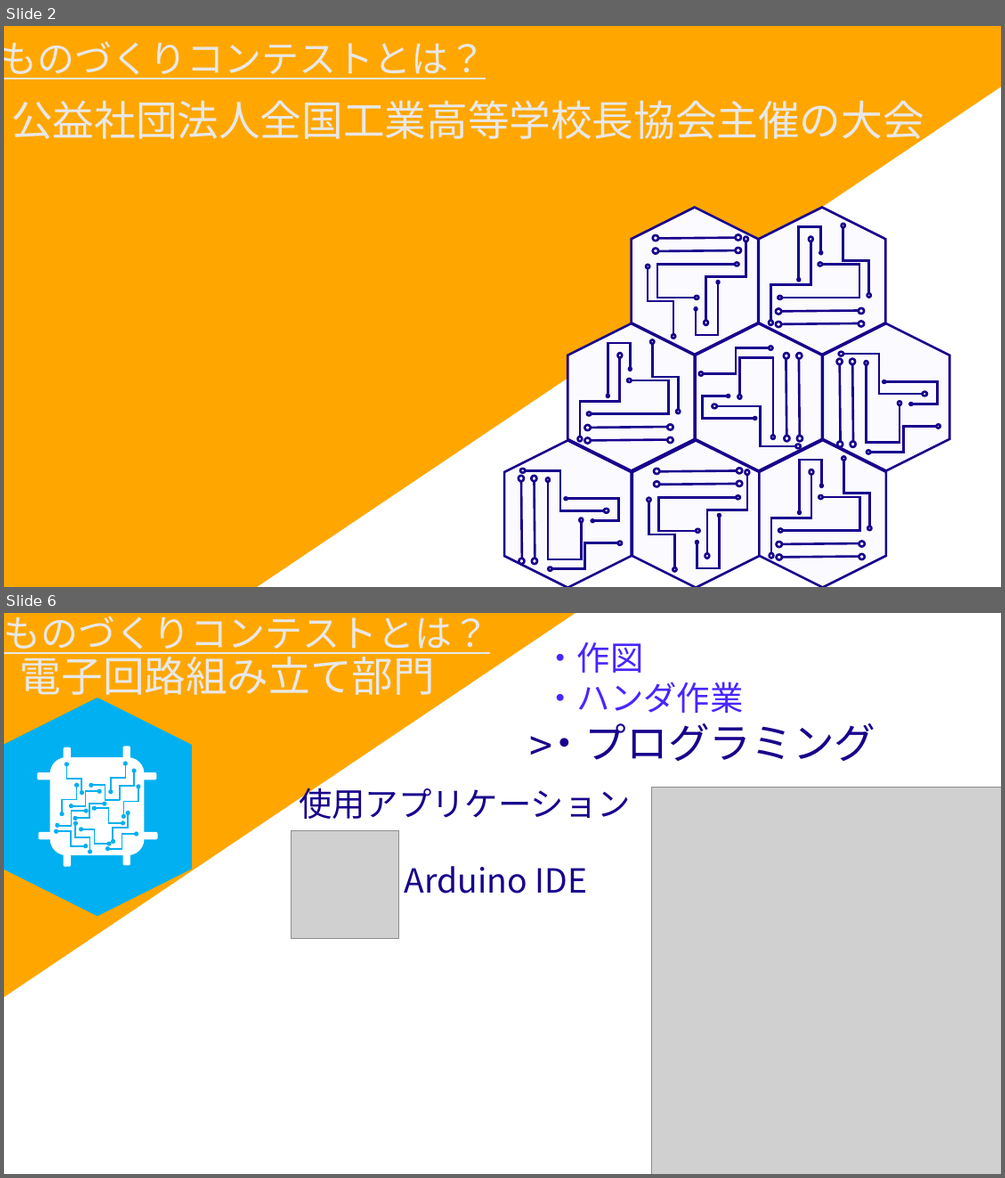
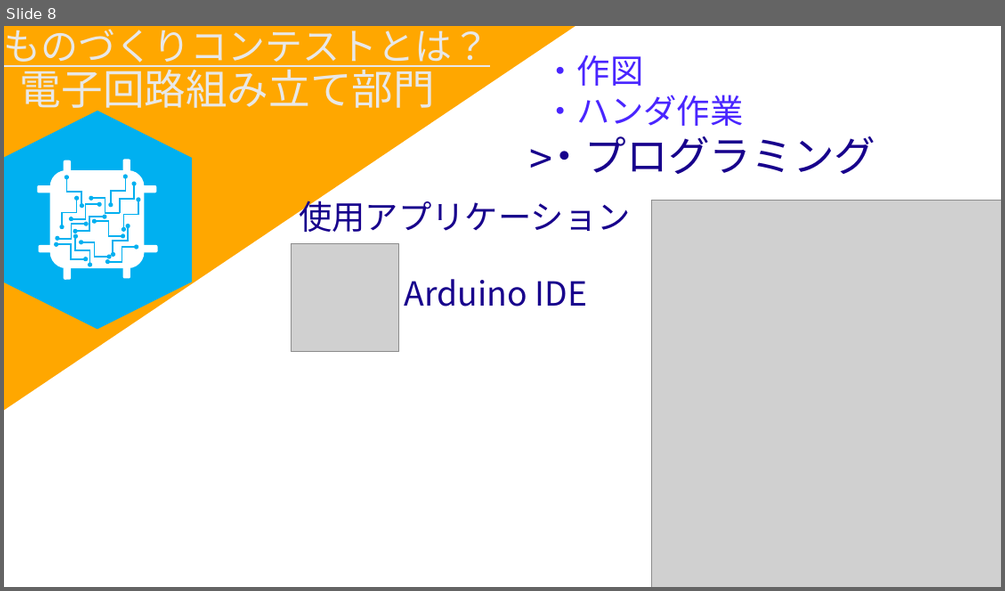
Before and after one commit to batakasu/procon, a slide deck: 添付フォルダ/～ものコン全国を目指して～ 動画用.pptx. Shown one above the other, each under a label of ours: slides 2 and 6 before the commit, slide 8 after it; the slides between them are not shown. The pictures are 1005x1178 and 1005x591 pixels, drawn with LibreOffice and Linux fonts; fonts in the diff are those of the drawing; grey boxes stand for pictures. Boxes give left, top, right and bottom in pixels: in the first picture for what was removed or moved away, otherwise in the second. Text is boxed around its words. In the diff, an @@ line names an element or a change of style, - is before the commit and + after.

```diff
--- a/添付フォルダ/～ものコン全国を目指して～ 動画用.pptx
+++ b/添付フォルダ/～ものコン全国を目指して～ 動画用.pptx
@@ slide 2 removed at (4,26,1001,587), background #FFFFFF @@
@@ right triangle removed at (4,26,256,587) @@
@@ text removed at (4,41,485,79) @@
-ものづくりコンテストとは？
@@ right triangle removed at (255,26,1001,587) @@
@@ text removed at (11,100,924,147) @@
-公益社団法人全国工業高等学校長協会主催の大会
@@ group removed at (504,208,949,587): 96 ellipses, 32 elbow lines, 16 lines, 8 hexagons @@
@@ what was slide 6 is now slide 8 @@
```
Also in this commit, not shown: 4 slides changed, 3 slides added, 32 other files.
